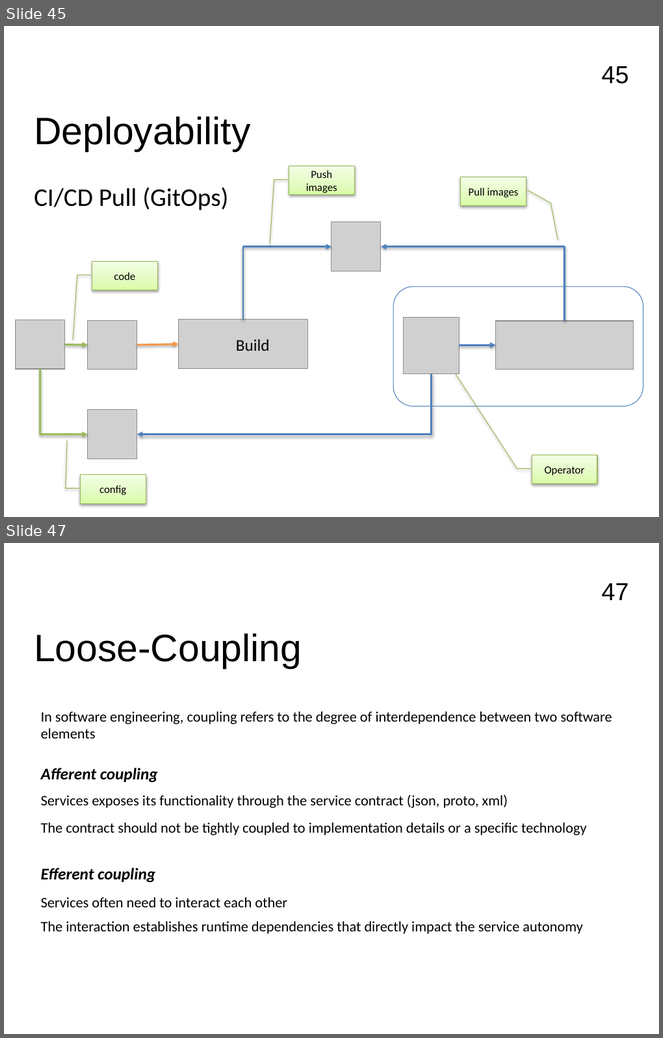
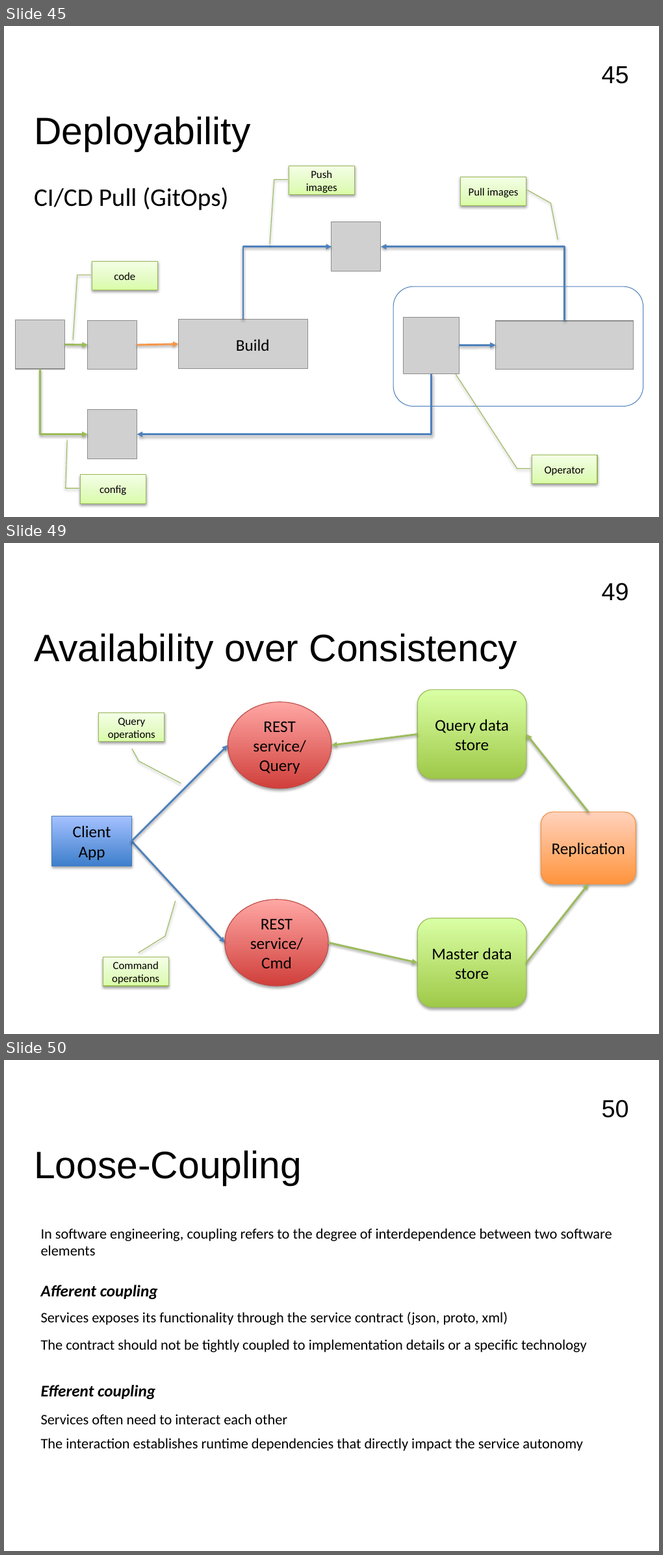
Before and after one commit to FrancoMelandri/SOLID, a slide deck: docs/solid.pptx. Shown one above the other, each under a label of ours: slides 45 and 47 before the commit, slides 45, 49 and 50 after it; the slides between them are not shown. The pictures are 663x1038 and 663x1555 pixels, drawn with LibreOffice and Linux fonts; fonts in the diff are those of the drawing; grey boxes stand for pictures. Boxes give left, top, right and bottom in pixels: in the first picture for what was removed or moved away, otherwise in the second. Text is boxed around its words. In the diff, an @@ line names an element or a change of style, - is before the commit and + after.

Commit message:
introducing availability over consistency chapter

```diff
--- a/docs/solid.pptx
+++ b/docs/solid.pptx
@@ slide 49 added at bbox=[4, 543, 659, 1034], background #FFFFFF; not listed: 1 template element that a slide beside it also shows @@
@@ text added at bbox=[34, 633, 518, 668], 42 pt, text #000000 @@
+Availability over Consistency
@@ rounded rectangle added at bbox=[417, 690, 526, 779], fill gradient #A0CA4A to #DAFFA5, outline #98B955 0.75 pt, 18 pt, text #000000 @@
+Query data store
@@ border callout added at bbox=[99, 713, 165, 741], fill gradient #DAFDA7 to #E4FCC2 to #F5FFE7, outline #98B955 0.75 pt, 12 pt, text #000000 @@
+Query operations
@@ ellipse added at bbox=[228, 702, 332, 789], fill gradient #D1403C to #FFA6A5, outline #BF4C48 0.75 pt, 18 pt, text #000000 @@
+REST service/ Query
@@ arrow added from (417, 734) to (332, 745), #9BBB59 2 pt @@
@@ arrow added from (588, 812) to (527, 734), #9BBB59 2 pt @@
@@ arrow added from (132, 841) to (228, 745), #4F81BD 2 pt @@
@@ rounded rectangle added at bbox=[542, 812, 636, 884], fill gradient #FF953E to #FFD2BD, outline #F69240 0.75 pt, 18 pt, text #000000 @@
+Replication
@@ rectangle added at bbox=[52, 817, 131, 867], fill gradient #3F80CE to #A4C4FF, outline #4B7EBC 0.75 pt, 18 pt, text #000000 @@
+Client App
@@ arrow added from (132, 841) to (225, 943), #4F81BD 2 pt @@
@@ arrow added from (527, 963) to (588, 884), #9BBB59 2 pt @@
@@ ellipse added at bbox=[225, 899, 328, 986], fill gradient #D1403C to #FFA6A5, outline #BF4C48 0.75 pt, 18 pt, text #000000 @@
+REST service/ Cmd
@@ rounded rectangle added at bbox=[417, 919, 526, 1008], fill gradient #A0CA4A to #DAFFA5, outline #98B955 0.75 pt, 18 pt, text #000000 @@
+Master data store
@@ arrow added from (328, 943) to (417, 963), #9BBB59 2 pt @@
@@ border callout added at bbox=[103, 957, 168, 986], fill gradient #DAFDA7 to #E4FCC2 to #F5FFE7, outline #98B955 0.75 pt, 12 pt, text #000000 @@
+Command operations
@@ what was slide 47 is now slide 50 @@
@@ page number at bbox=[602, 1100, 629, 1118]: text changed @@
-47
+50
```
Also in this commit, not shown: 1 slide changed, 2 other slides added.
